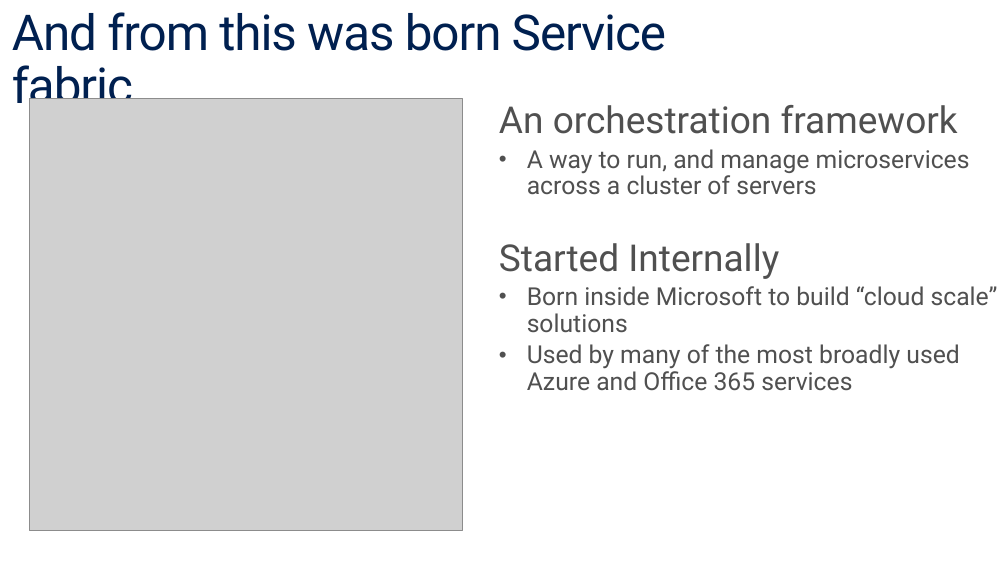
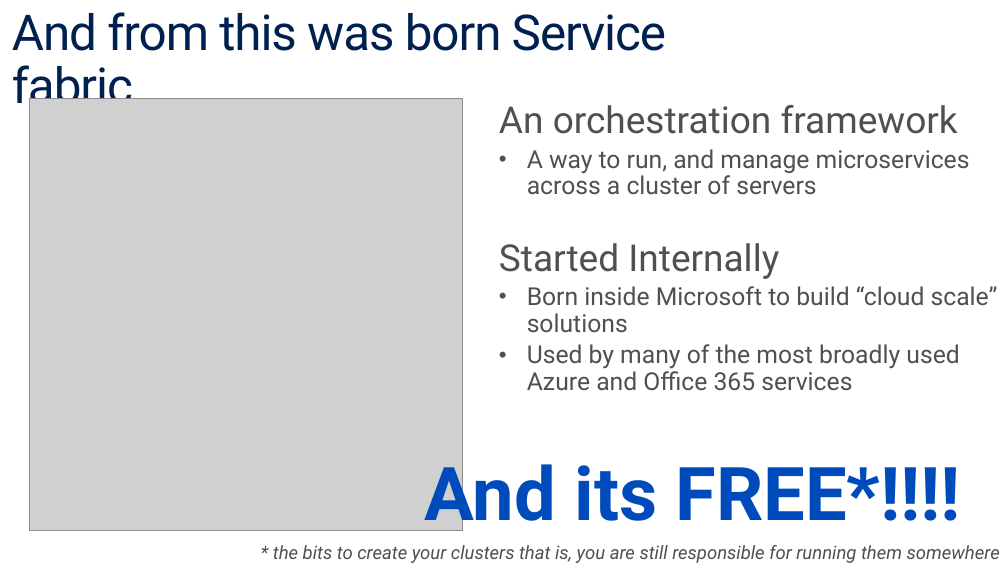
Before and after one commit to brentstineman/PersonalStuff, a slide deck: slide 8 of Presentations/Service Fabric/ServiceFabric Introduction.pptx. Drawn at 1008x567 pixels with LibreOffice and Linux fonts; fonts in the diff are those of the drawing; grey boxes stand for pictures. Boxes give left, top, right and bottom in pixels: in the first picture for what was removed or moved away, otherwise in the second. Text is boxed around its words. In the diff, an @@ line names an element or a change of style, - is before the commit and + after.

Commit message:
updated readme and SvcFab intro deck

```diff
--- a/Presentations/Service Fabric/ServiceFabric Introduction.pptx
+++ b/Presentations/Service Fabric/ServiceFabric Introduction.pptx
@@ text added at (425, 451, 961, 531), 72 pt, text #004BBC, bold @@
+And its FREE*!!!!
@@ text added at (273, 545, 1000, 563), 18 pt, text #505050, italic @@
+* the bits to create your clusters that is, you are still responsible for running them somewhere
```
Also in this commit, not shown: 1 other file.
